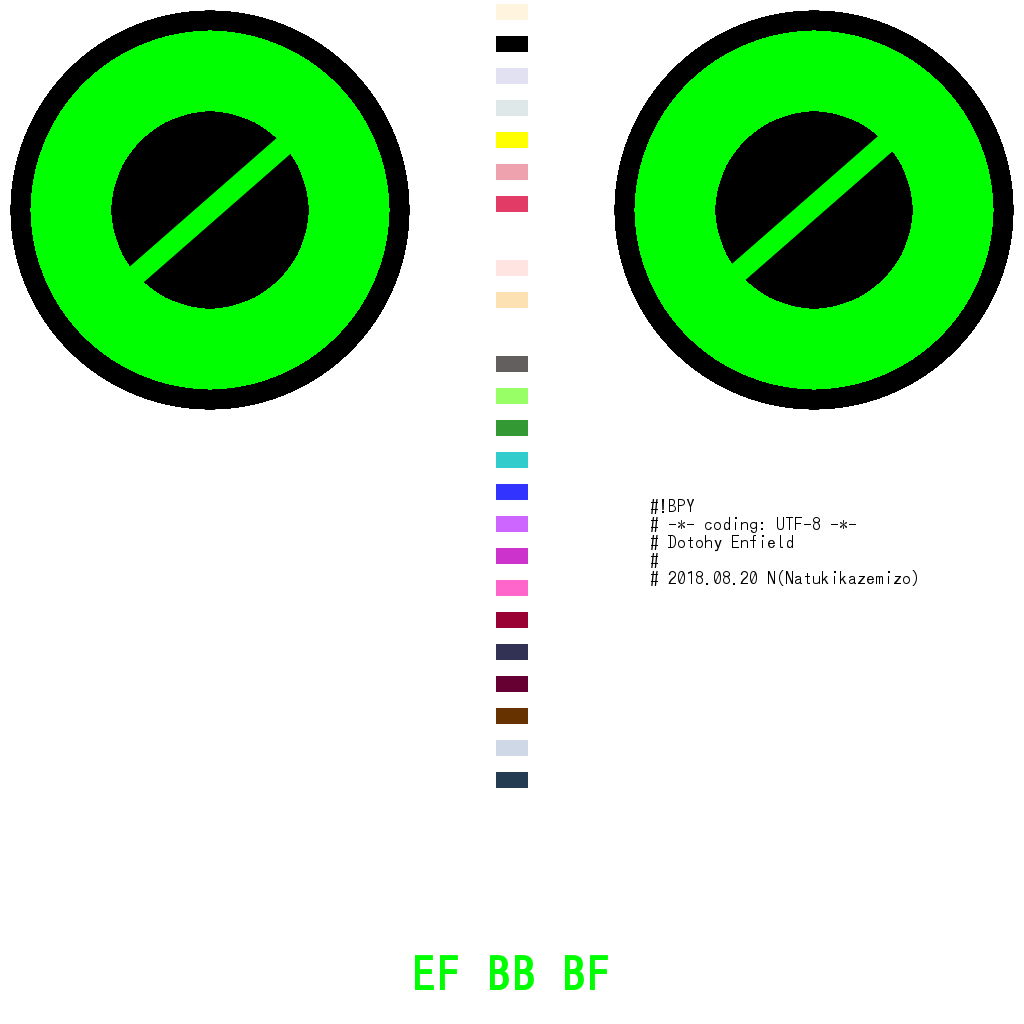
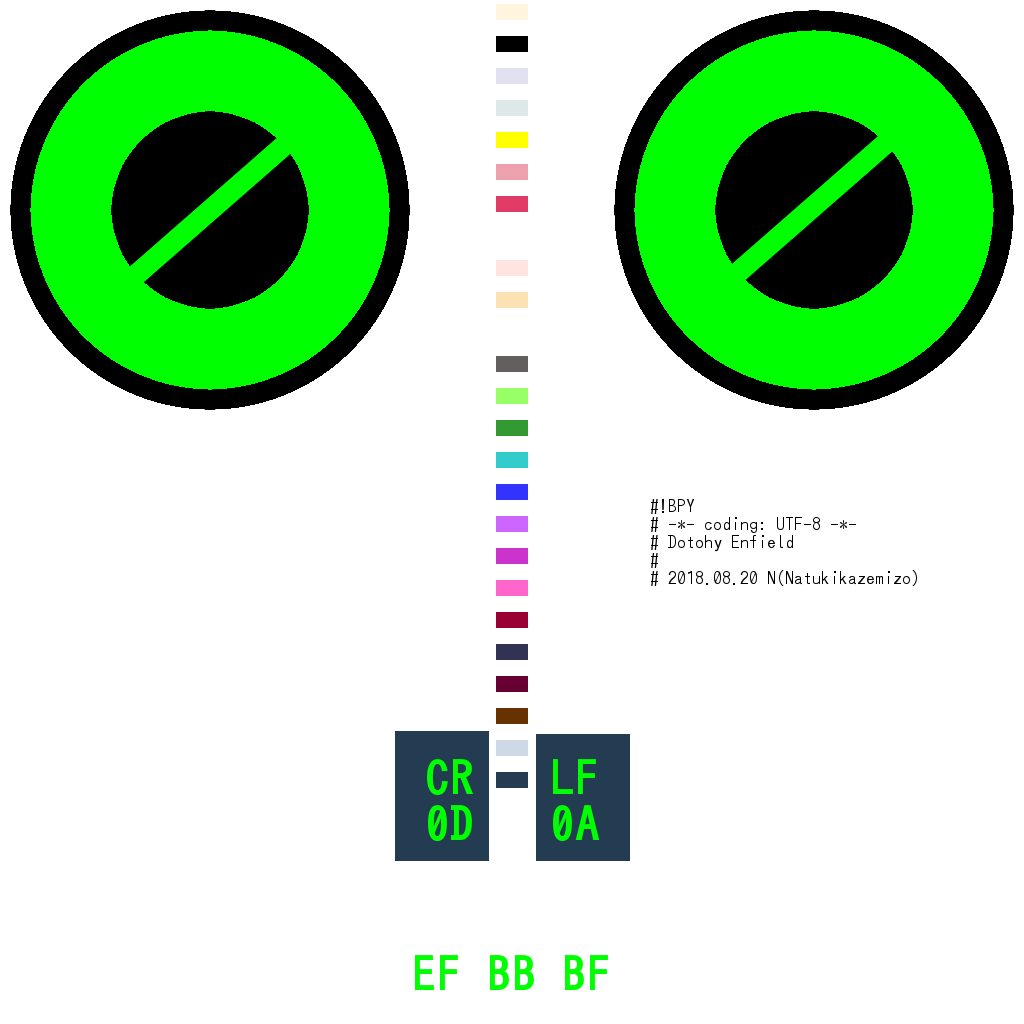
Two versions of the same layered image (1024x1024). Layer-by-layer changes:
added layer "CR LF" above "レイヤー #1" over (427, 759, 600, 841)
added layer "レイヤー #1" above "EF BB BF" over (395, 731, 630, 861)
